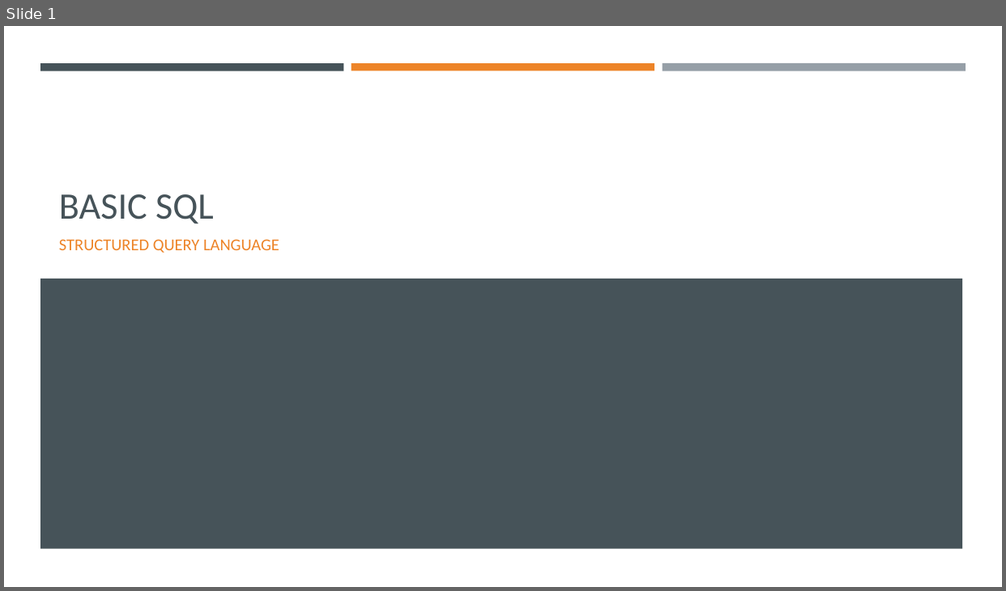
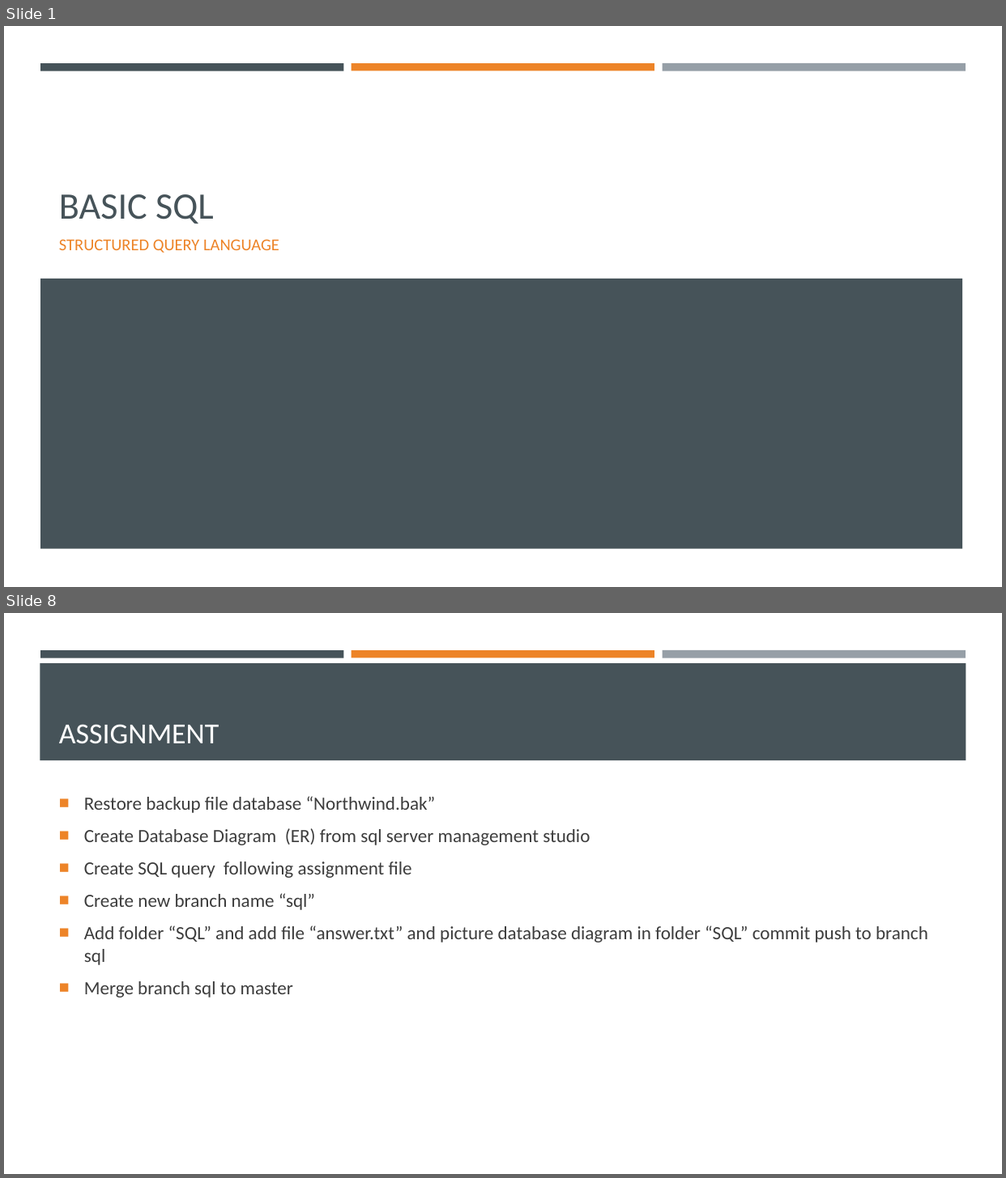
Before and after one commit to BunditSpace/Backend-Training, a slide deck: sql/Basic SQL.pptx. Shown one above the other, each under a label of ours: slide 1 before the commit, slides 1 and 8 after it; the slides between them are not shown. The pictures are 1006x591 and 1006x1178 pixels, drawn with LibreOffice and Linux fonts; fonts in the diff are those of the drawing. Boxes give left, top, right and bottom in pixels: in the first picture for what was removed or moved away, otherwise in the second. Text is boxed around its words. In the diff, an @@ line names an element or a change of style, - is before the commit and + after.

```diff
--- a/sql/Basic SQL.pptx
+++ b/sql/Basic SQL.pptx
@@ slide 8 added at (4,613,1002,1174), background #FFFFFF; not listed: 3 template elements that a slide beside it also shows @@
@@ rectangle added at (40,663,966,760), fill #465359 @@
@@ title added at (59,724,219,744), 28 pt, text #FFFFFF @@
+ASSIGNMENT
@@ text added at (84,796,928,998), 18 pt, text #3D3D3D @@
+■ Restore backup file database “Northwind.bak”
+■ Create Database Diagram (ER) from sql server management studio
+■ Create SQL query following assignment file
+■ Create new branch name “sql”
+■ Add folder “SQL” and add file “answer.txt” and picture database diagram in folder “SQL” commit push to branch sql
+■ Merge branch sql to master
```
Also in this commit, not shown: 2 slides changed, 4 other slides added, 6 slides removed, 3 other files.
